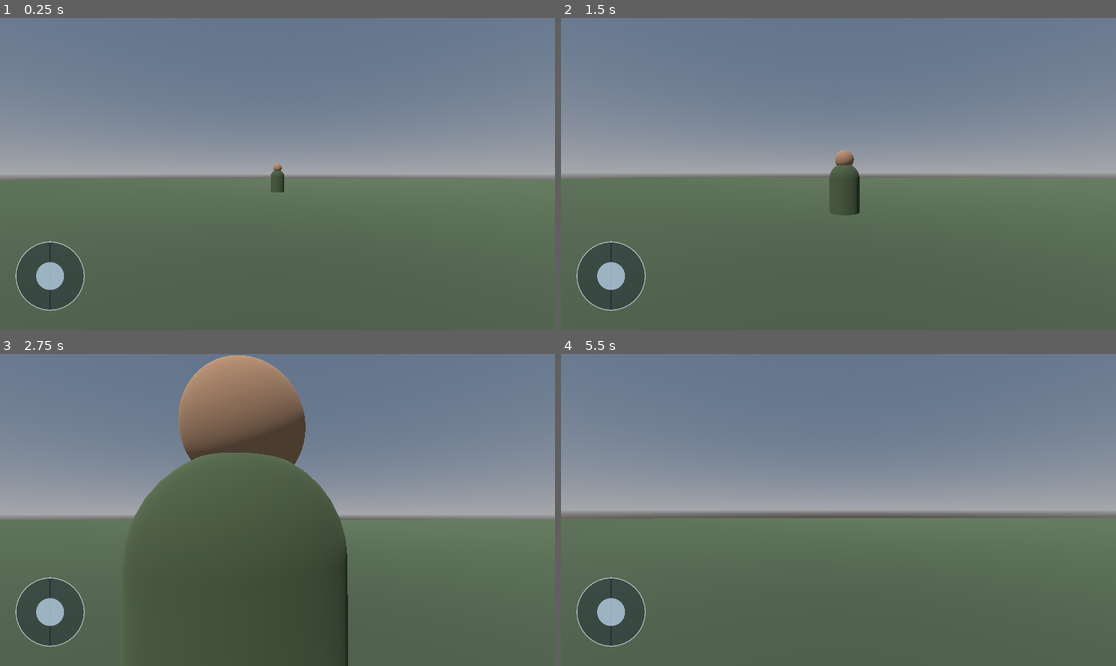
Above: before the commit, frames 1-4 (two rows, left to right).
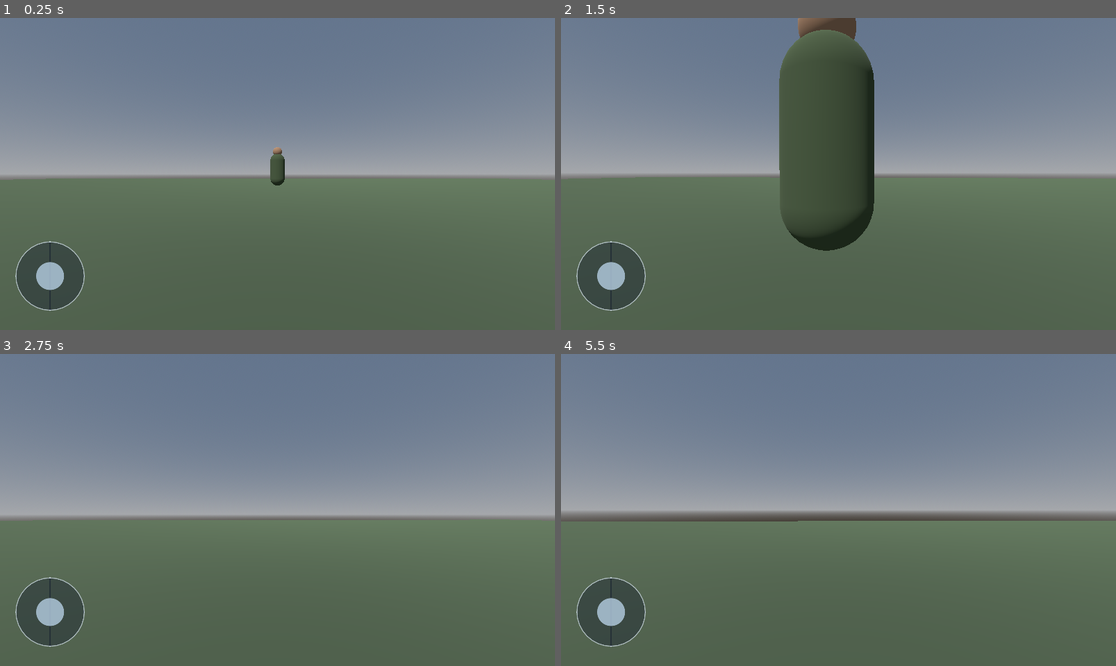
Above: after the commit, the same moments.

Repository: leefortine86-eng/Hunger-For-War
Game: Godot game, scene res://scenes/main.tscn
Two runs of this game, one before a commit and one after it. Both use one fixed random seed, a clock stepped at 60 frames per second and the inputs below.
Inputs (mouse positions are in pixels of both pictures, inside the frame that each line leads up to):
- Up to frame 1 (0.25 s): no input
- Up to frame 2 (1.5 s): tap Enter at 0.5 s; move the mouse to (866, 174) at 0.52 s; hold W (move_forward) from 0.53 s (still down); tap R at 0.6, 1.35 s; click (866, 174) at 0.67 s; move the mouse to (810, 174) at 1.27 s
- Up to frame 3 (2.75 s): keep holding W (move_forward); move the mouse to (288, 503) at 2.02 s; tap R at 2.1 s
- Up to frame 4 (5.5 s): keep holding W (move_forward); tap Space at 2.75, 4.25 s; move the mouse to (832, 516) at 2.77 s; tap R every 0.75 s from 2.85 to 5.1 s; click (832, 516) at 2.92 s; tap Enter at 3.5 s; move the mouse to (877, 513) at 3.52 s; move the mouse to (794, 506) at 4.27 s; move the mouse to (844, 510) at 5.02 s; click (844, 510) at 5.17 s

The runs differ from the first frame. In frame 1, 0.3% of the frame differs, in the area x 48-52%, y 41-56%; in frame 2, 11%; in frame 3, 20%, in the area x 23-63%, y 0-100%; in frame 4, 0.9%.

Commit message:
Add enemy pursuit and attack AI

Diff:
--- a/scripts/enemy.gd
+++ b/scripts/enemy.gd
@@ -1,15 +1,20 @@
-
-
 extends CharacterBody3D
 
 @export var max_health: float = 100.0
+@export var move_speed: float = 2.5
+@export var attack_range: float = 2.0
+@export var attack_damage: float = 10.0
+@export var attack_cooldown: float = 1.2
 
 var health: float = 100.0
+var gravity: float = 20.0
+var attack_timer: float = 0.0
+var player: CharacterBody3D
 
 func _ready():
     health = max_health
+    player = get_tree().get_first_node_in_group("player") as CharacterBody3D
 
-    # Create a visible soldier body
     var body_mesh = CapsuleMesh.new()
     body_mesh.radius = 0.4
     body_mesh.height = 1.8
@@ -19,7 +24,6 @@
     body_material.albedo_color = Color(0.22, 0.28, 0.18)
     $Body.material_override = body_material
 
-    # Create soldier head
     var head_mesh = SphereMesh.new()
     head_mesh.radius = 0.25
     head_mesh.height = 0.5
@@ -29,12 +33,46 @@
     head_material.albedo_color = Color(0.55, 0.42, 0.32)
     $Head.material_override = head_material
 
+func _physics_process(delta):
+    attack_timer = max(attack_timer - delta, 0.0)
+
+    if not is_on_floor():
+        velocity.y -= gravity * delta
+    else:
+        velocity.y = 0.0
+
+    if not is_instance_valid(player):
+        player = get_tree().get_first_node_in_group("player") as CharacterBody3D
+        velocity.x = 0.0
+        velocity.z = 0.0
+        move_and_slide()
+        return
+
+    var to_player = player.global_position - global_position
+    to_player.y = 0.0
+    var distance = to_player.length()
+
+    if distance > 0.1:
+        look_at(Vector3(player.global_position.x, global_position.y, player.global_position.z), Vector3.UP)
+
+    if distance > attack_range:
+        var direction = to_player.normalized()
+        velocity.x = direction.x * move_speed
+        velocity.z = direction.z * move_speed
+    else:
+        velocity.x = 0.0
+        velocity.z = 0.0
+        if attack_timer <= 0.0 and player.has_method("take_damage"):
+            player.take_damage(attack_damage)
+            attack_timer = attack_cooldown
+            print("Enemy attacked the player!")
+
+    move_and_slide()
+
 func take_damage(amount: float):
     health -= amount
-
     print("Enemy hit! Health: ", health)
-
-    if health <= 0:
+    if health <= 0.0:
         die()
 
 func die():
